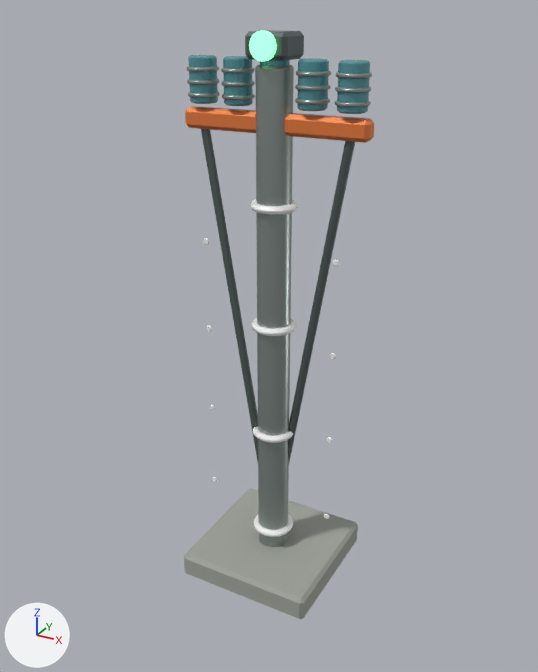
The glTF model assets/models/power_pole.glb as it was, and as the next commit left it.
Both versions are drawn from a 50 mm lens placed at (3.51, -6.5, 6.26), pointed at (-0.04, -0.03, 3.02). Arrows for +X, +Y and +Z are at lower left; the lights stay in place. The picture after the commit comes second. Where no turn or scale is listed for an object, it has been applied to the vertices. Vertices at exactly the same position are counted once.

The scene before the commit, as lines of its bpy script (objects in view):
```python
mat_paint_dark = principled_material('Paint_Dark')
mat_paint_dark.base_color = (0.105, 0.135, 0.13)  # dark grey #5b6765
mat_paint_dark.metallic = 0.42
mat_paint_dark.roughness = 0.42
mat_paint_orange = principled_material('Paint_Orange')
mat_paint_orange.base_color = (0.86, 0.22, 0.055)  # orange #ef8142
mat_paint_orange.metallic = 0.24
mat_paint_orange.roughness = 0.38
mat_steel = principled_material('Steel')
mat_steel.base_color = (0.34, 0.39, 0.37)  # grey #9ea8a4
mat_steel.metallic = 0.68
mat_steel.roughness = 0.36
me_cube_206 = bpy.data.meshes.new('Cube.206')
me_cube_206.from_pydata(...)  # 88 vertices, 168 faces; spans x -0.22..0.22, y -0.255..0.2, z -0.13..0.13
# faces by material slot: [44, 124]
me_cube_206.materials.append(mat_paint_dark)  # dark grey #5b6765
me_cube_206.materials.append(mat_emissive_status)  # green #76f39b, glowing green #7cffa3
me_cylinder_153 = bpy.data.meshes.new('Cylinder.153')
me_cylinder_153.from_pydata(...)  # 4840 vertices, 9604 faces; spans x -0.2..1.8, y -0.8..0.8, z -5.59..0.22
# faces by material slot: [620, 44, 5960, 2656, 44, 280]
me_cylinder_153.materials.append(mat_glass)  # cyan #5da0a8
me_cylinder_153.materials.append(mat_concrete)  # grey #a0a49b
me_cylinder_153.materials.append(mat_steel)  # grey #9ea8a4
me_cylinder_153.materials.append(mat_hazard)  # white #ffffff
me_cylinder_153.materials.append(mat_paint_orange)  # orange #ef8142
me_cylinder_153.materials.append(mat_paint_dark)  # dark grey #5b6765
ob_main_body = bpy.data.objects.new('Main_Body', me_cylinder_153)
ob_main_body.location = (-0.8, 0.0, 5.62)
ob_statuslight_mesh = bpy.data.objects.new('StatusLight_Mesh', me_cube_206)
ob_statuslight_mesh.location = (0.0, 0.0, 5.95)
```
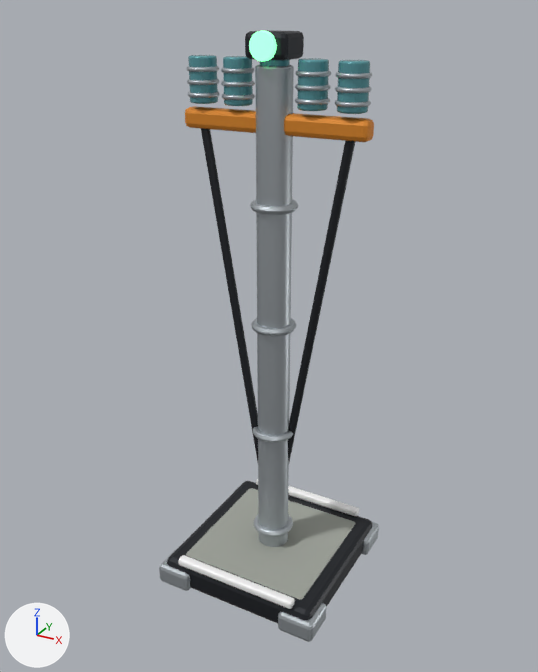
Patch to the scene script:
```diff
--- a/assets/models/power_pole.glb.py
+++ b/assets/models/power_pole.glb.py
@@ mat_steel @@
 mat_steel = principled_material('Steel')
-mat_steel.base_color = (0.34, 0.39, 0.37)  # grey #9ea8a4
+mat_steel.base_color = (0.48, 0.52, 0.55)  # light grey #b8bfc4
 mat_steel.metallic = 0.68
-mat_steel.roughness = 0.36
+mat_steel.roughness = 0.45
@@ mat_paint_orange @@
 mat_paint_orange = principled_material('Paint_Orange')
-mat_paint_orange.base_color = (0.86, 0.22, 0.055)  # orange #ef8142
+mat_paint_orange.base_color = (0.78, 0.27, 0.025)  # orange #e58e2c
 mat_paint_orange.metallic = 0.24
@@ mat_paint_dark @@
 mat_paint_dark = principled_material('Paint_Dark')
-mat_paint_dark.base_color = (0.105, 0.135, 0.13)  # dark grey #5b6765
+mat_paint_dark.base_color = (0.025, 0.028, 0.034)  # dark grey #2c2f34
 mat_paint_dark.metallic = 0.42
@@ me_cylinder_153 @@
 # used by ob_main_body; location = (-0.8, 0.0, 5.62)
-me_cylinder_153.from_pydata(...)  # 4840 vertices, 9604 faces; spans x -0.2..1.8, y -0.8..0.8, z -5.59..0.22
+me_cylinder_153.from_pydata(...)  # 8088 vertices, 16072 faces; spans x -0.21..1.81, y -1.01..1.01, z -5.62..0.22
+# me_cylinder_153 part 1: the loose piece of 24 vertices spanning x 0.0..1.6, y -0.8..0.8, z -5.59..-5.29 is rebuilt with 56 vertices and now spans x 0.0..1.6, y -0.8..0.8, z -5.59..-5.29
+# me_cylinder_153 part 2: the loose piece of 24 vertices spanning x -0.2..1.8, y -0.09..0.09, z -0.47..-0.27 is rebuilt with 56 vertices and now spans x -0.2..1.8, y -0.09..0.09, z -0.47..-0.27
+# me_cylinder_153 part 3: 8 loose pieces with 576 vertices, spanning x 0.02..1.58, y -0.13..-0.11, z -4.65..-1.59, are deleted
+# me_cylinder_153 part 4: 3760 vertices added at x -0.21..1.81, y -1.01..1.01, z -5.62..0.21
+# me_cylinder_153 part 5: 768 faces spanning x 0.56..1.04, y -0.24..0.24, z -5.11..-1.13 switch from mat_hazard (white #ffffff) to mat_steel (light grey #b8bfc4)
 me_cylinder_153.materials.append(mat_glass)
```

Changed parts and their boxes [x1, y1, x2, y2] in the pictures (538 x 672 px):
'Main_Body', recoloured, surface changed, reshaped (16% wider)
    before: [184, 55, 374, 619]
    after: [159, 55, 379, 642]
'StatusLight_Mesh', recoloured (darker)
    both: [245, 30, 304, 60]
part 1 of me_cylinder_153, rebuilt
    before: [184, 488, 358, 619]
    after: [186, 488, 356, 600]
part 2 of me_cylinder_153, rebuilt
    before: [185, 106, 374, 143]
    after: [185, 106, 374, 142]
part 3 of me_cylinder_153, deleted
    before: [204, 238, 339, 519]
part 4 of me_cylinder_153, added
    after: [159, 56, 379, 642]
part 5 of me_cylinder_153, recoloured
    both: [250, 199, 298, 537]
